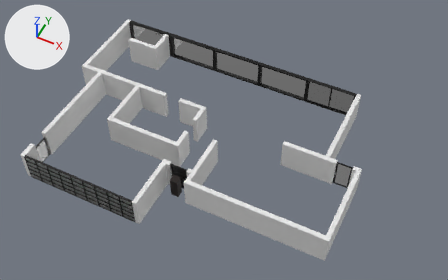
The Blender file New game/Courtyard.blend, before and after one commit.
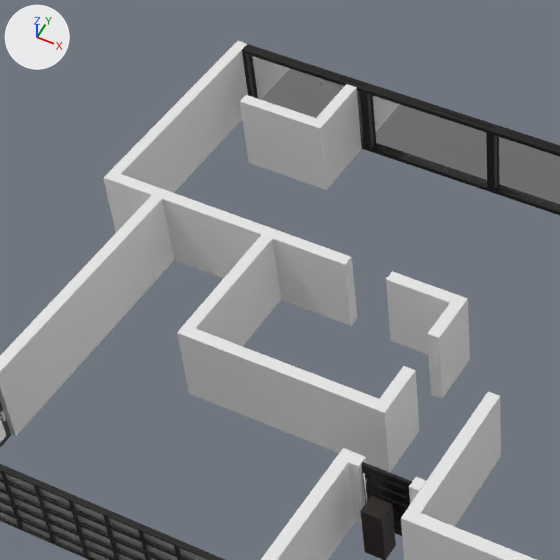
The first picture shows the older version from a 50 mm camera at (18.7, -32.6, 42.8) aimed at (1.6, 1.5, 0.2). The close-ups show both versions on the part from 10% to 53% of the width and 2% to 70% of the height of that picture; other places that the commit changed are outside them. The axes (+X, +Y, +Z) are drawn at upper left. The lights are the same throughout.

In view in the first close-up: 'FrontDoor', 'Garage Door', 'GlassWall', 'KC.001', 'Wall'.
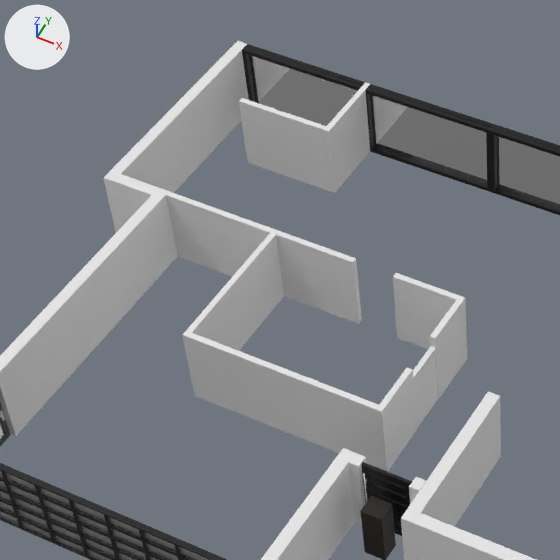
The edits, one by one:
me_plane_050 is used by ob_wall; location (0.0, 0.0, 0.0).
me_plane_050 had 193 vertices, 144 faces and spanned x -15.0..18.3, y -9.0..11.5, z -1.4..1.5.
me_plane_050 now has 213 vertices, 160 faces and spans x -15.0..18.3, y -9.0..11.5, z -1.4..1.5.
me_plane_050 part 1: 39 vertices moved from x -8.6..-1.1, y -2.0..3.4, z -1.4..1.5 to x -12.6..-1.2, y -2.0..3.4, z -1.4..1.5; 5 vertices removed from x -8.6..-1.1, y -2.0..3.4, z -1.4..1.5; 17 vertices added at x -13.0..-1.2, y -6.1..3.4, z -1.4..1.5.
me_plane_050 part 2: 6 vertices moved from x -10.1..-9.7, y 8.5..11.0, z -1.4..1.5 to x -9.5..-9.3, y 8.5..11.4, z -1.4..1.5; 8 vertices removed from x -13.0..-10.1, y 8.5..11.0, z -1.4..1.5; 8 vertices added at x -13.0..-9.3, y 8.5..11.4, z -1.4..1.5.
Mesh me_cube_003 is new.
It is a box spanning x -1.0..1.0, y -1.0..1.0, z -1.43..1.0.
Object 'Garage Door' (ob_garage_door) moves from (-3.36, -8.95, 0.02) to (-3.36, -8.92, 0.02).
Object 'Cube.002' (ob_cube_002) is new; it shows me_cube_003.
Its location is (-1.35, 0.63, 0.0).
Its rotation in degrees is (0, 0, -270).
Its scale is (0.742, 0.0867, 1.0).

Where the change shows, as pixel boxes [x1, y1, x2, y2] in the close-ups (560 x 560 px; the box of a moved part takes in the faces that stretch with it):
'Garage Door', moved: before [0, 464, 225, 560]; after [0, 463, 227, 560]
'Cube.002', added: after [413, 346, 438, 429]
part 1 of me_plane_050, moved or reshaped: before [113, 174, 470, 472]; after [0, 174, 460, 472]
part 2 of me_plane_050, moved or reshaped: before [240, 84, 362, 190]; after [239, 82, 370, 193]
